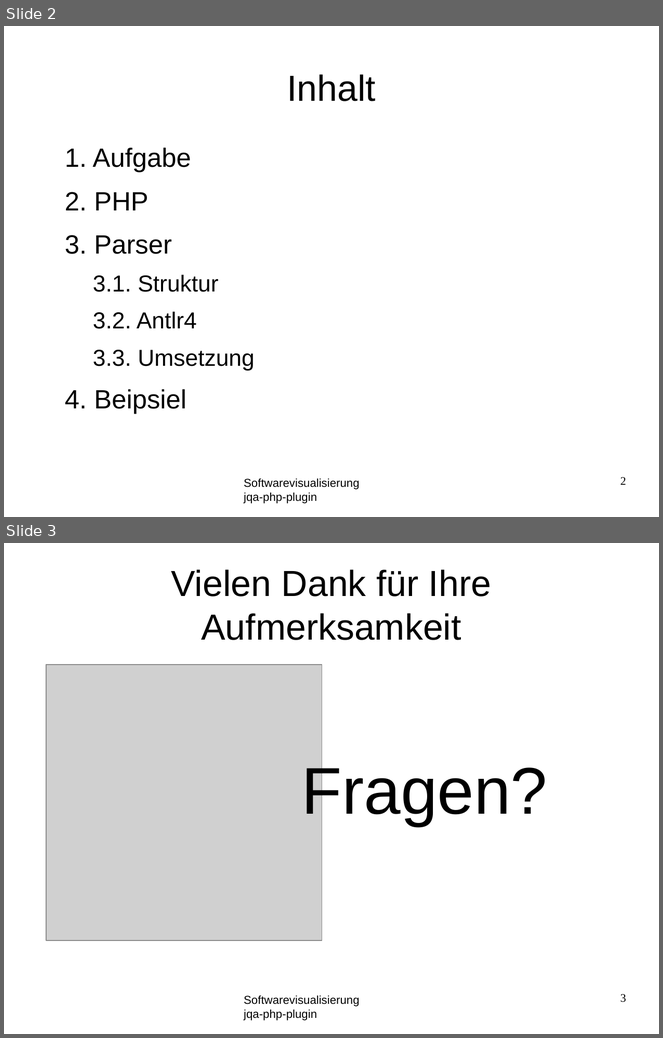
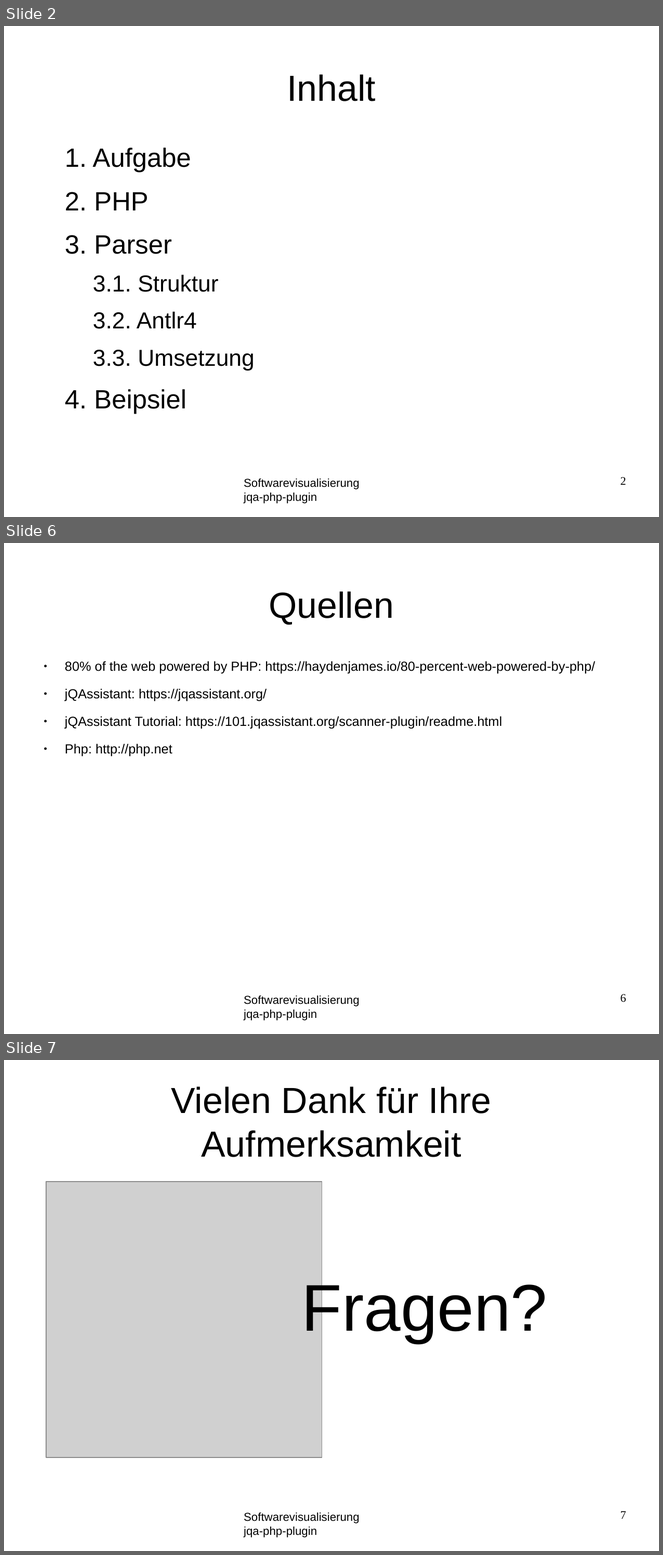
Before and after one commit to softvis-research/jqa-php-plugin, a slide deck: material/presentation.odp. Shown one above the other, each under a label of ours: slides 2 and 3 before the commit, slides 2, 6 and 7 after it; the slides between them are not shown. The pictures are 663x1038 and 663x1555 pixels, drawn with LibreOffice and Linux fonts; fonts in the diff are those of the drawing; grey boxes stand for pictures; background and template pictures are left out. Boxes give left, top, right and bottom in pixels: in the first picture for what was removed or moved away, otherwise in the second. Text is boxed around its words. In the diff, an @@ line names an element or a change of style, - is before the commit and + after.

```diff
--- a/material/presentation.odp
+++ b/material/presentation.odp
@@ slide 6 added at [4, 543, 659, 1034], background #FFFFFF; not listed: 1 template element that a slide beside it also shows @@
@@ title added at [269, 591, 394, 625], 44 pt, text #000000 @@
+Quellen
@@ text added at [65, 661, 595, 756], 16 pt, text #000000 @@
+● 80% of the web powered by PHP: https://haydenjames.io/80-percent-web-powered-by-php/
+● jQAssistant: https://jqassistant.org/
+● jQAssistant Tutorial: https://101.jqassistant.org/scanner-plugin/readme.html
+● Php: http://php.net
@@ page number added at [621, 994, 626, 1003], 14 pt, text #000000 @@
+6
@@ what was slide 3 is now slide 7 @@
@@ page number at [621, 1511, 626, 1519]: text changed @@
-3
+7
```
Also in this commit, not shown: 4 other slides added, 1 slide removed, 1 other file.
